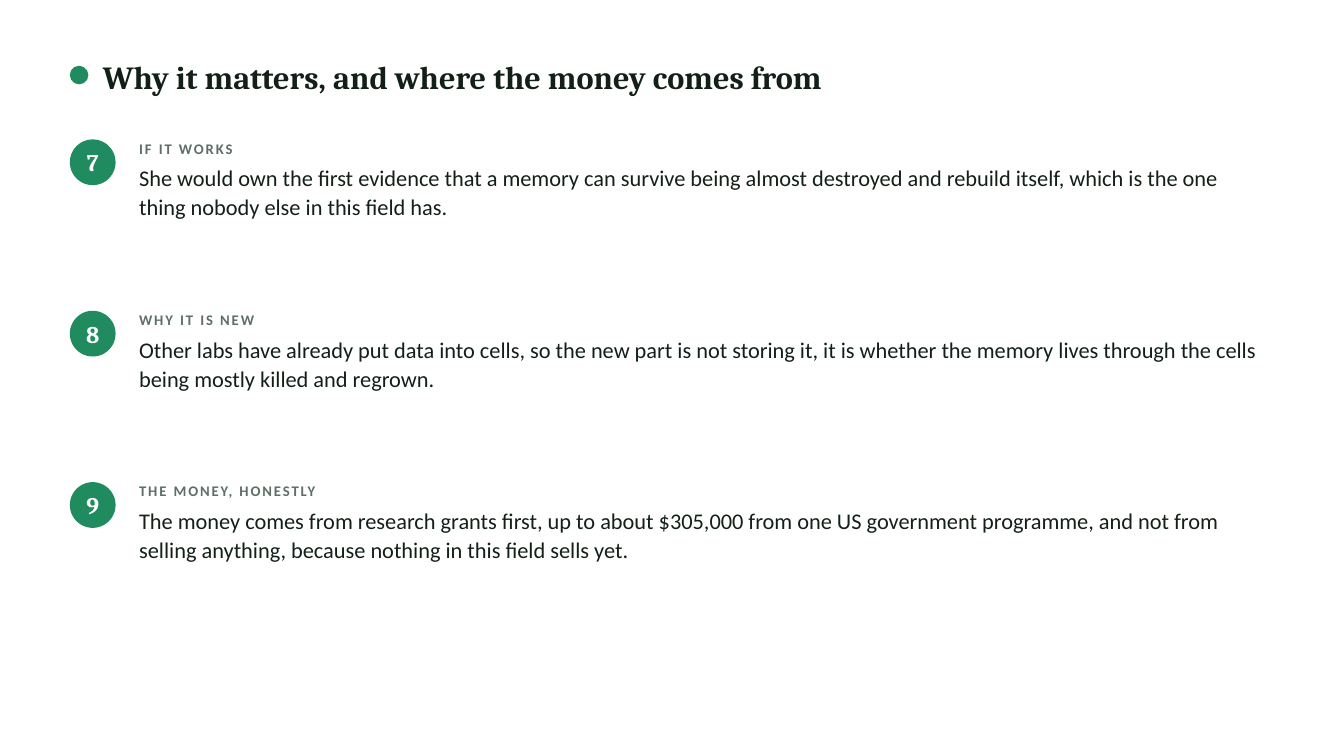
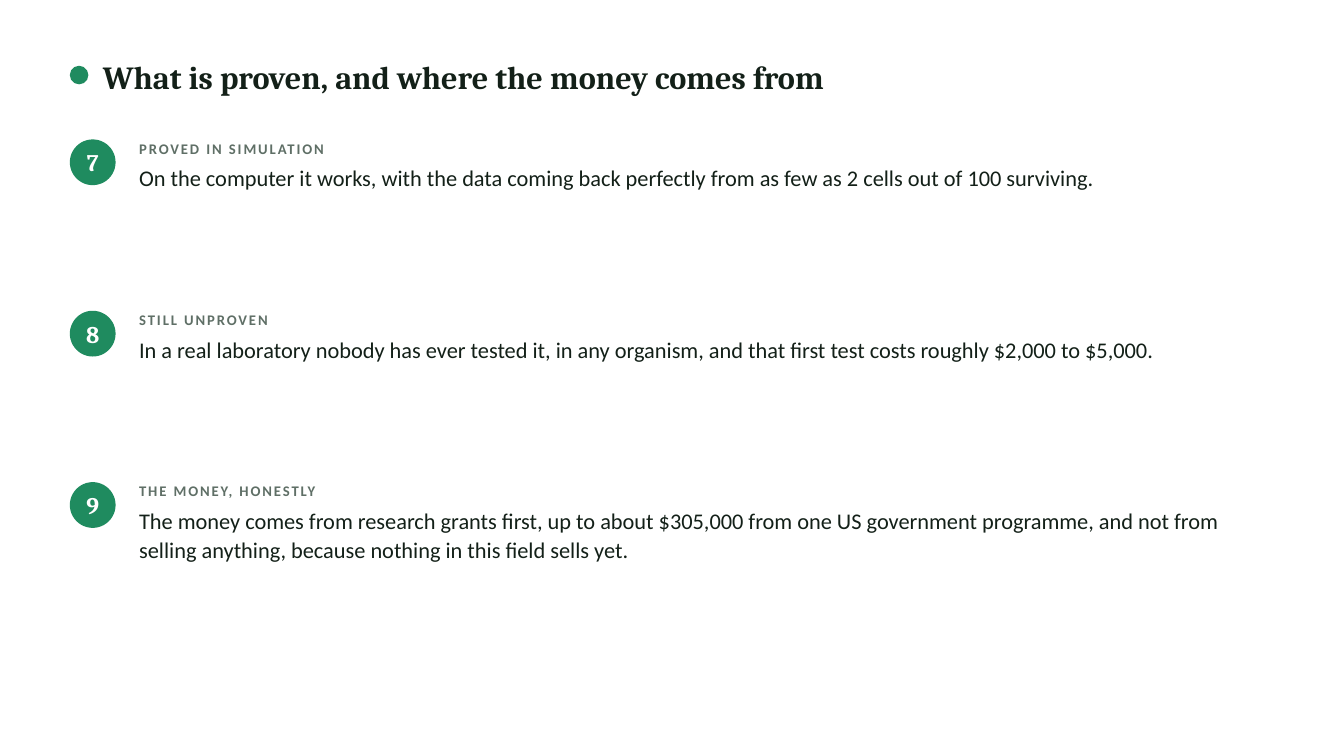
Before and after one commit to rewired89/Acheron, a slide deck: slide 5 of docs/pitch/Acheron_Plain_Explainer.pptx (slide 4 before the commit). Drawn at 1344x756 pixels with LibreOffice and Linux fonts; fonts in the diff are those of the drawing. Boxes give left, top, right and bottom in pixels: in the first picture for what was removed or moved away, otherwise in the second. Text is boxed around its words. In the diff, an @@ line names an element or a change of style, - is before the commit and + after.

```diff
--- a/docs/pitch/Acheron_Plain_Explainer.pptx
+++ b/docs/pitch/Acheron_Plain_Explainer.pptx
@@ text at [103, 66, 824, 96]: text changed @@
-Why it matters, and where the money comes from
+What is proven, and where the money comes from
@@ text at [139, 144, 233, 154]: text changed @@
-IF IT WORKS
+PROVED IN SIMULATION
@@ text at [139, 170, 1093, 190]: text changed @@
-She would own the first evidence that a memory can survive being almost destroyed and rebuild itself, which is the one thing nobody else in this field has.
+On the computer it works, with the data coming back perfectly from as few as 2 cells out of 100 surviving.
@@ text at [139, 315, 268, 325]: text changed @@
-WHY IT IS NEW
+STILL UNPROVEN
@@ text at [139, 342, 1153, 362]: text changed @@
-Other labs have already put data into cells, so the new part is not storing it, it is whether the memory lives through the cells being mostly killed and regrown.
+In a real laboratory nobody has ever tested it, in any organism, and that first test costs roughly $2,000 to $5,000.
```
Also in this commit, not shown: 6 other slides changed, 1 slide added, 2 other files.
